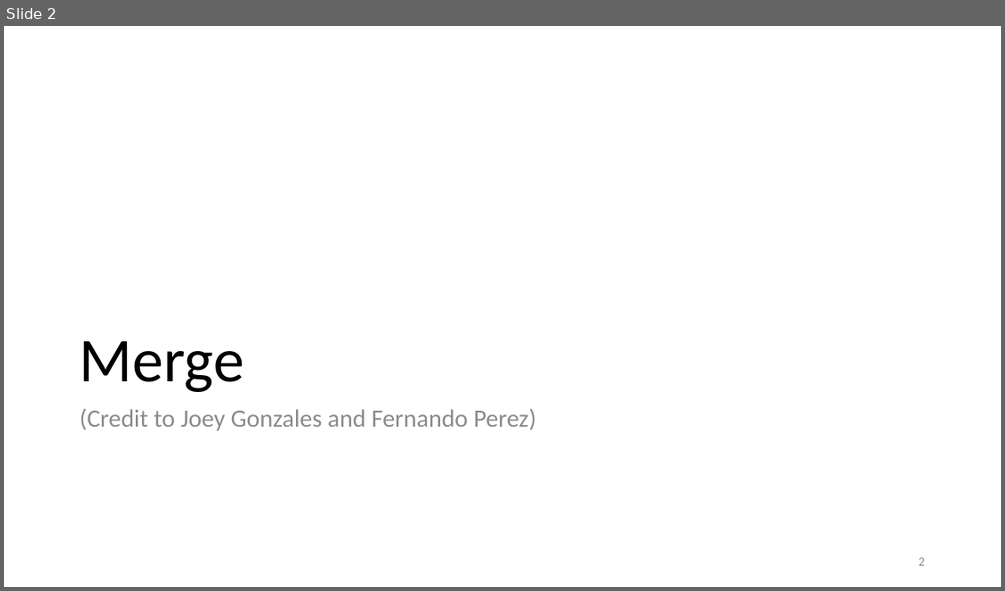
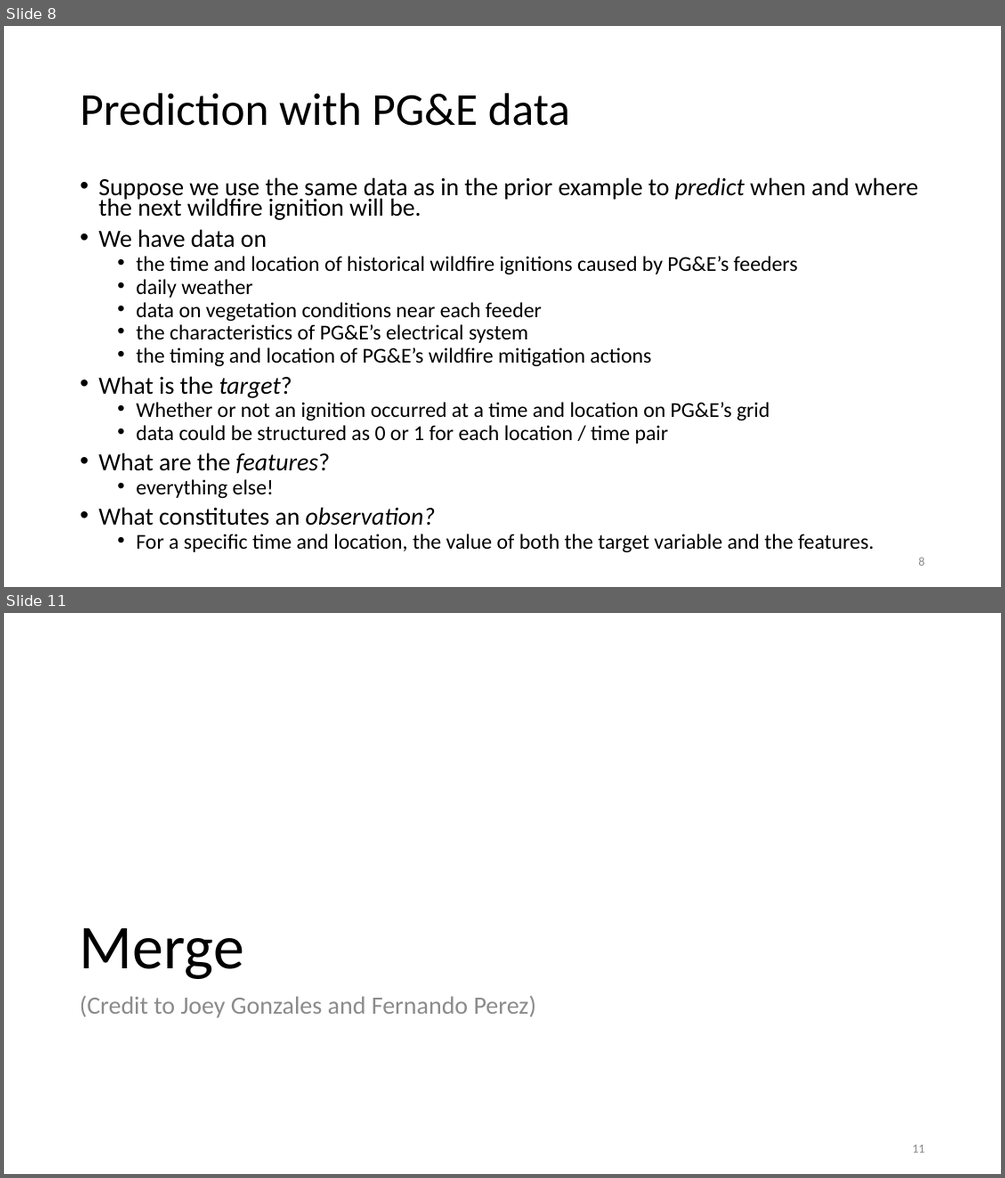
Before and after one commit to duncancallaway/ER131_2023, a slide deck: lecture/Lecture 04 Sept 5/04 Merge-Groupby.pptx. Shown one above the other, each under a label of ours: slide 2 before the commit, slides 8 and 11 after it; the slides between them are not shown. The pictures are 1005x591 and 1005x1178 pixels, drawn with LibreOffice and Linux fonts; fonts in the diff are those of the drawing. Boxes give left, top, right and bottom in pixels: in the first picture for what was removed or moved away, otherwise in the second. Text is boxed around its words. In the diff, an @@ line names an element or a change of style, - is before the commit and + after.

```diff
--- a/lecture/Lecture 04 Sept 5/04 Merge-Groupby.pptx
+++ b/lecture/Lecture 04 Sept 5/04 Merge-Groupby.pptx
@@ slide 8 added at (x1=4, y1=26, x2=1001, y2=587), background #FFFFFF @@
@@ title added at (x1=80, y1=93, x2=570, y2=126), 44 pt, text #000000 @@
+Prediction with PG&E data
@@ text added at (x1=98, y1=177, x2=918, y2=552), 20.4 pt, text #000000 @@
+• Suppose we use the same data as in the prior example to predict when and where the next wildfire ignition will be.
+• We have data on
+  • the time and location of historical wildfire ignitions caused by PG&E’s feeders
+  • daily weather
+  • data on vegetation conditions near each feeder
+  • the characteristics of PG&E’s electrical system
+  • the timing and location of PG&E’s wildfire mitigation actions
+• What is the target?
+  • Whether or not an ignition occurred at a time and location on PG&E’s grid
+  • data could be structured as 0 or 1 for each location / time pair
+• What are the features?
+  • everything else!
+• What constitutes an observation?
+  • For a specific time and location, the value of both the target variable and the features.
@@ page number added at (x1=918, y1=556, x2=924, y2=565), 12 pt, text #8C8C8C @@
+8
@@ what was slide 2 is now slide 11 @@
@@ page number at (x1=912, y1=1144, x2=924, y2=1152): text changed @@
-2
+11
```
Also in this commit, not shown: 3 slides changed, 10 other slides added, 9 other files.
